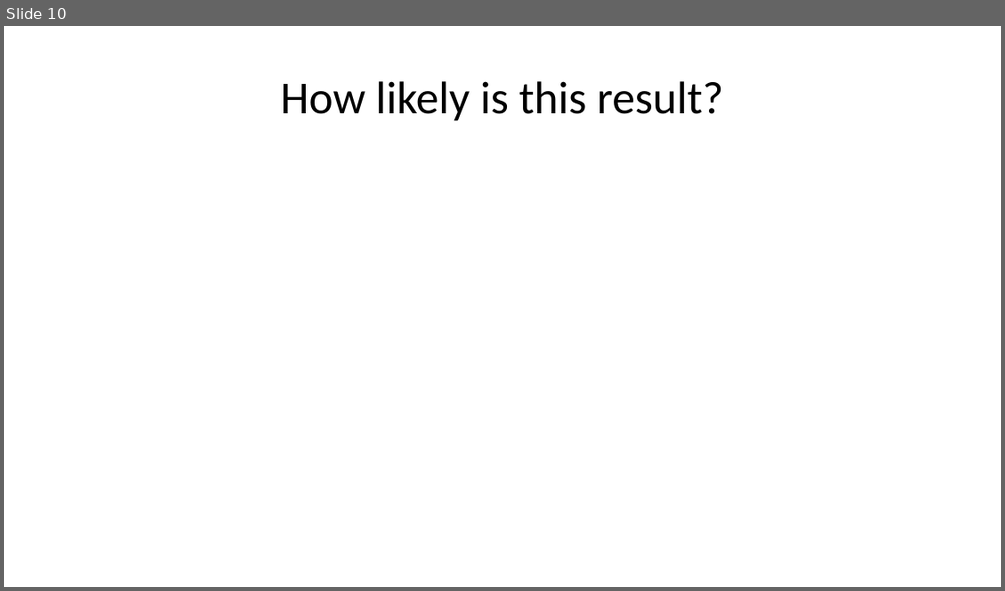
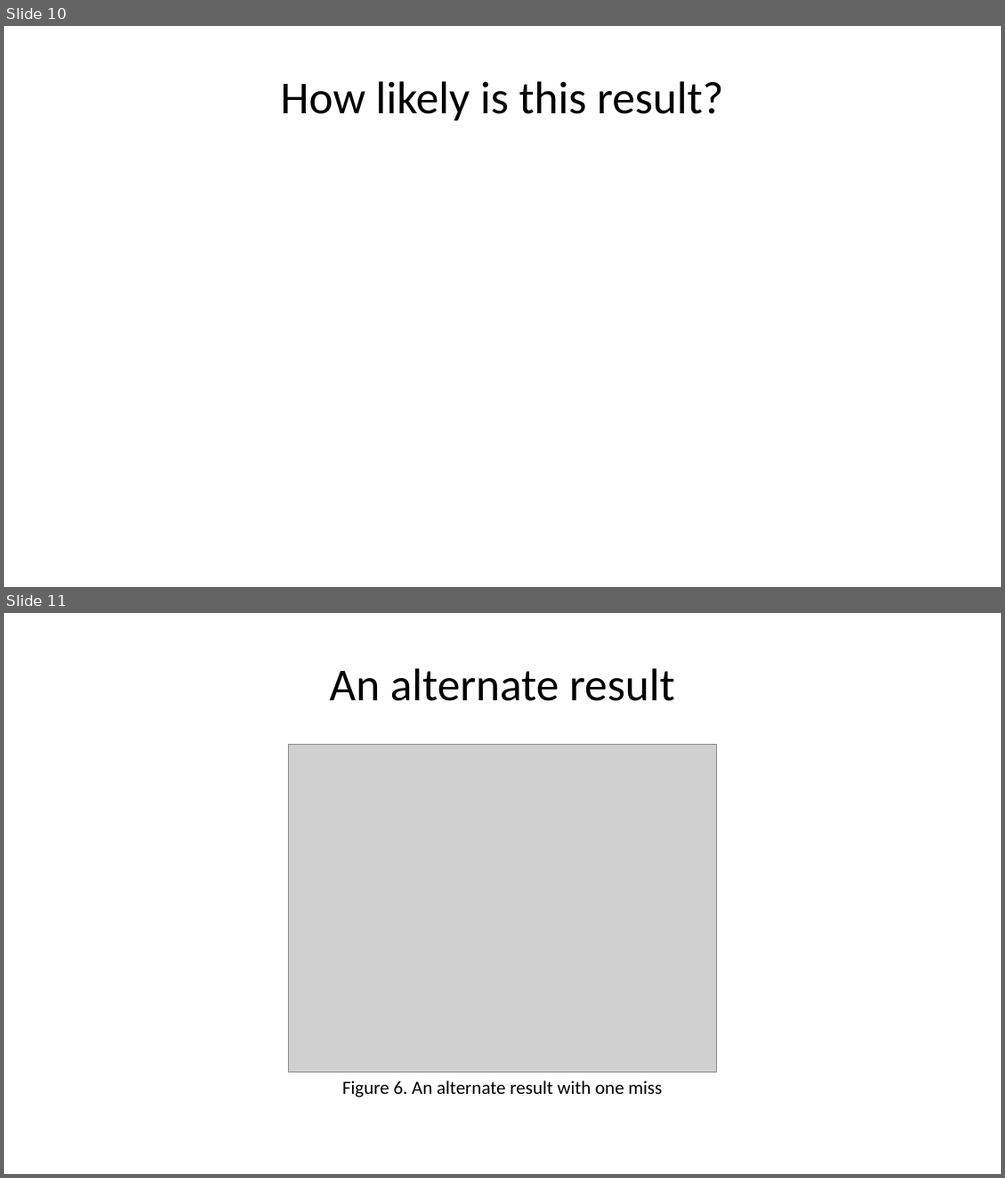
Before and after one commit to pmean/talks, a slide deck: exact-tests/results/exact-and-randomization-tests.pptx. Shown one above the other, each under a label of ours: slide 10 before the commit, slides 10 and 11 after it. The pictures are 1005x591 and 1005x1178 pixels, drawn with LibreOffice and Linux fonts; fonts in the diff are those of the drawing; grey boxes stand for pictures. Boxes give left, top, right and bottom in pixels: in the first picture for what was removed or moved away, otherwise in the second. Text is boxed around its words. In the diff, an @@ line names an element or a change of style, - is before the commit and + after.

```diff
--- a/exact-tests/results/exact-and-randomization-tests.pptx
+++ b/exact-tests/results/exact-and-randomization-tests.pptx
@@ slide 11 added at (x1=4, y1=613, x2=1001, y2=1174), background #FFFFFF @@
@@ title added at (x1=330, y1=668, x2=675, y2=701), 44 pt, text #000000 @@
+An alternate result
@@ picture added at (x1=289, y1=744, x2=717, y2=1072) @@
@@ text added at (x1=342, y1=1080, x2=662, y2=1097), 18 pt, text #000000 @@
+Figure 6. An alternate result with one miss
```
Also in this commit, not shown: 15 other slides added, 9 other files.
